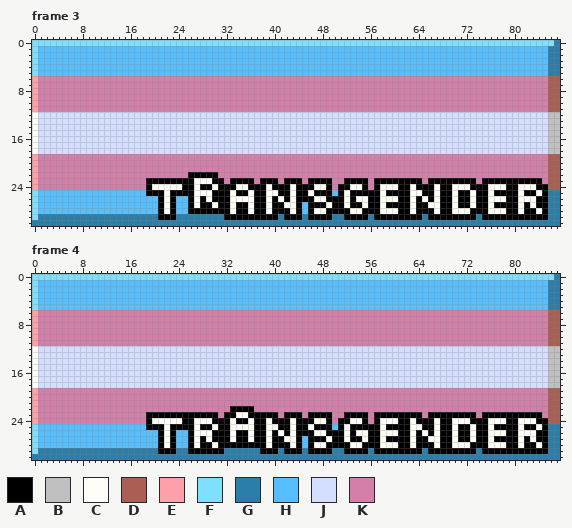
Pixel-art file: aseprite/pride/badge_transgender.aseprite. Above, as it was before the edit.
88x31 pixels, 12 frames. Shown: frame 3, frame 4. The commit also changed other frames, which this record leaves out.
Palette (. is transparent): A #000000  B #c0c0c0  C #fffdf7  D #aa5f55  E #ff9faa  F #7fdfff  G #2a7faa  H #55bfff  J #d4dfff  K #d47faa
New version:
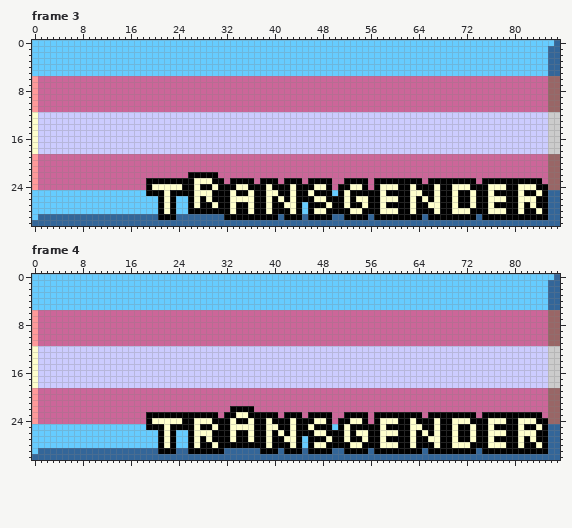
The edit:
{"colour":"B","old":"#c0c0c0","new":"#cccccc"}
{"colour":"C","old":"#fffdf7","new":"#ffffcc"}
{"colour":"D","old":"#aa5f55","new":"#996666"}
{"colour":"E","old":"#ff9faa","new":"#ff9999"}
{"colour":"G","old":"#2a7faa","new":"#336699"}
{"colour":"H","old":"#55bfff","new":"#66ccff"}
{"colour":"J","old":"#d4dfff","new":"#ccccff"}
{"colour":"K","old":"#d47faa","new":"#cc6699"}
{"where": "frame 3, layer \"Border\""}
{"frame":3,"y":0,"x":0,"old":"FFFFFFFFFFFFFFFFFFFFFFFFFFFFFFFFFFFFFFFFFFFFFFFFFFFFFFFFFFFFFFFFFFFFFFFFFFFFFFFFFFFFFFF","new":"HHHHHHHHHHHHHHHHHHHHHHHHHHHHHHHHHHHHHHHHHHHHHHHHHHHHHHHHHHHHHHHHHHHHHHHHHHHHHHHHHHHHHHH"}
{"frame":3,"y":1,"x":0,"old":"F","new":"H"}
{"frame":3,"y":2,"x":0,"old":"F","new":"H"}
{"frame":3,"y":3,"x":0,"old":"F","new":"H"}
{"frame":3,"y":4,"x":0,"old":"F","new":"H"}
{"frame":3,"y":5,"x":0,"old":"F","new":"H"}
{"frame":3,"y":25,"x":0,"old":"F","new":"H"}
{"frame":3,"y":26,"x":0,"old":"F","new":"H"}
{"frame":3,"y":27,"x":0,"old":"F","new":"H"}
{"frame":3,"y":28,"x":0,"old":"F","new":"H"}
{"frame":3,"y":29,"x":0,"old":"F","new":"H"}
{"where": "frame 4, layer \"Border\""}
{"frame":4,"y":0,"x":0,"old":"FFFFFFFFFFFFFFFFFFFFFFFFFFFFFFFFFFFFFFFFFFFFFFFFFFFFFFFFFFFFFFFFFFFFFFFFFFFFFFFFFFFFFFF","new":"HHHHHHHHHHHHHHHHHHHHHHHHHHHHHHHHHHHHHHHHHHHHHHHHHHHHHHHHHHHHHHHHHHHHHHHHHHHHHHHHHHHHHHH"}
{"frame":4,"y":1,"x":0,"old":"F","new":"H"}
{"frame":4,"y":2,"x":0,"old":"F","new":"H"}
{"frame":4,"y":3,"x":0,"old":"F","new":"H"}
{"frame":4,"y":4,"x":0,"old":"F","new":"H"}
{"frame":4,"y":5,"x":0,"old":"F","new":"H"}
{"frame":4,"y":25,"x":0,"old":"F","new":"H"}
{"frame":4,"y":26,"x":0,"old":"F","new":"H"}
{"frame":4,"y":27,"x":0,"old":"F","new":"H"}
{"frame":4,"y":28,"x":0,"old":"F","new":"H"}
{"frame":4,"y":29,"x":0,"old":"F","new":"H"}
{"label":"changed","picture_box":[32,40,560,226]}
{"label":"changed","picture_box":[32,274,560,460]}
